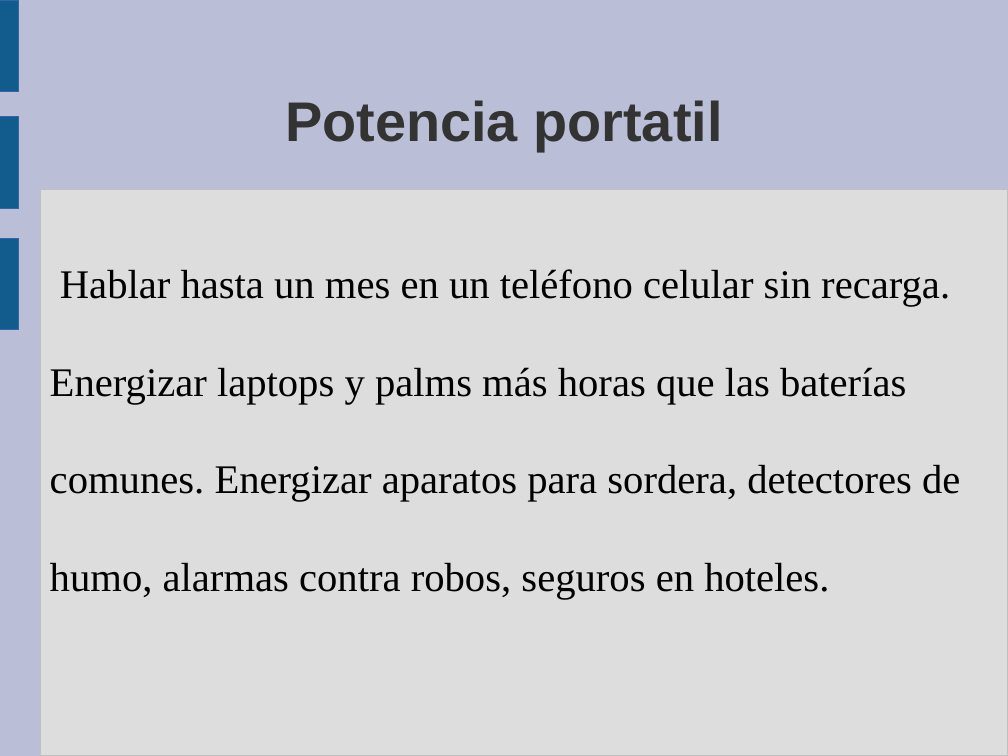
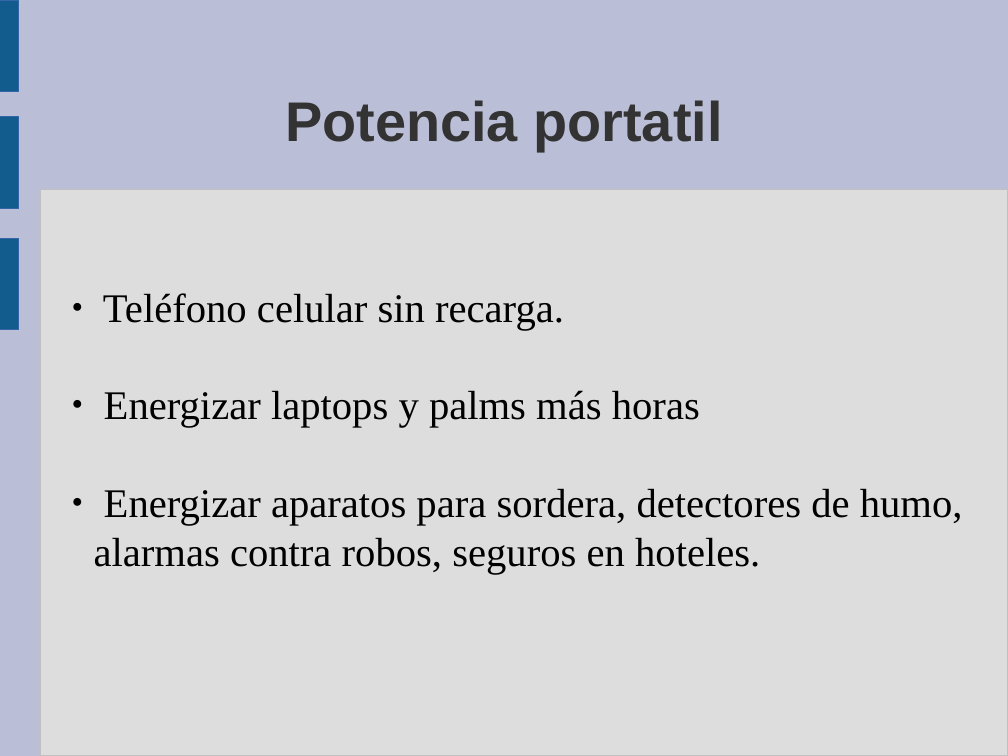
Before and after one commit to guanucoluis/proyecto5r1, a slide deck: slide 12 of Catedras/Tecnologia/MARCO.odp. Drawn at 1008x756 pixels with LibreOffice and Linux fonts; fonts in the diff are those of the drawing. Boxes give left, top, right and bottom in pixels: in the first picture for what was removed or moved away, otherwise in the second. Text is boxed around its words. In the diff, an @@ line names an element or a change of style, - is before the commit and + after.

```diff
--- a/Catedras/Tecnologia/MARCO.odp
+++ b/Catedras/Tecnologia/MARCO.odp
@@ text at box(94, 293, 963, 574): text changed @@
-Hablar hasta un mes en un teléfono celular sin recarga.
-Energizar laptops y palms más horas que las baterías
-comunes. Energizar aparatos para sordera, detectores de
-humo, alarmas contra robos, seguros en hoteles.
+● Teléfono celular sin recarga.
+● Energizar laptops y palms más horas
+● Energizar aparatos para sordera, detectores de humo, alarmas contra robos, seguros en hoteles.
```
Also in this commit, not shown: 13 other slides changed, 1 other file.
